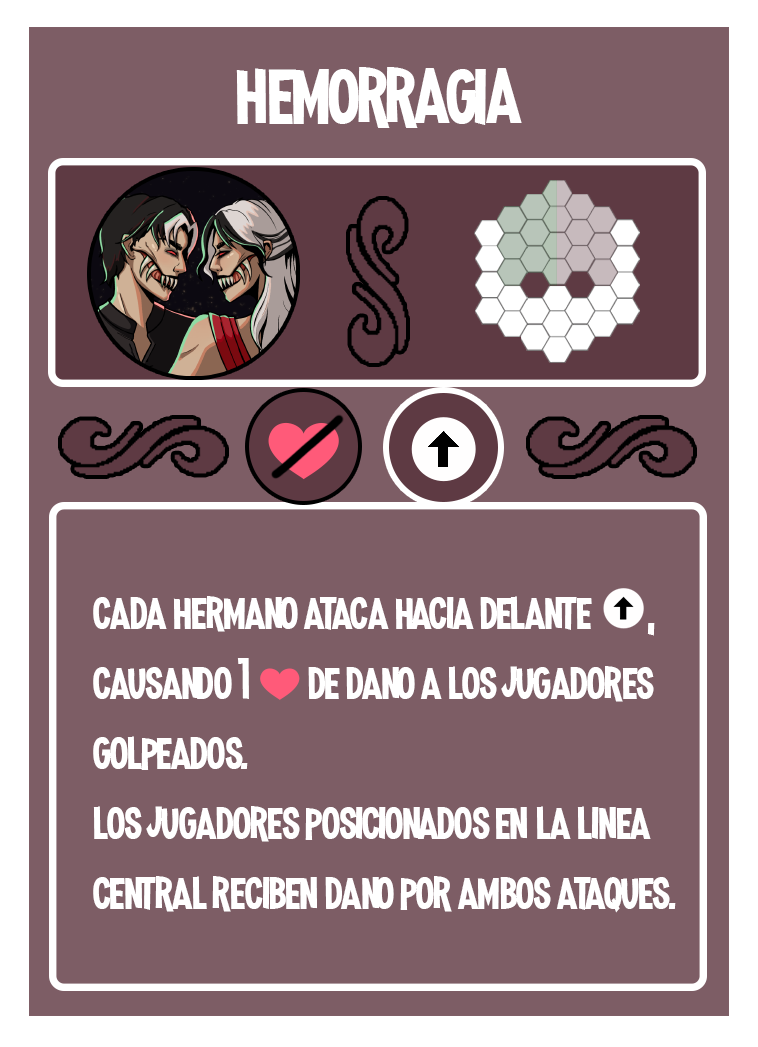
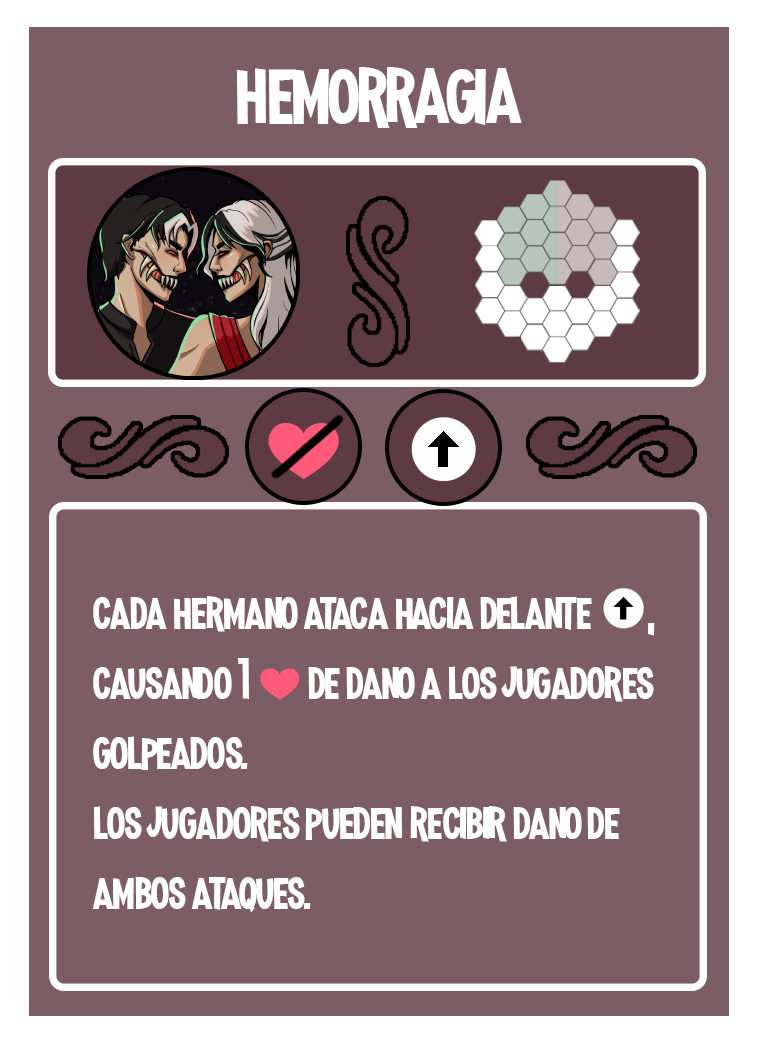
Revision of a layered 758px x 1047px image; what changed, layer by layer:
painted on "cada hermano ataca hacia delante , causando 1 ❤ de dano" over [92,806,676,913]
